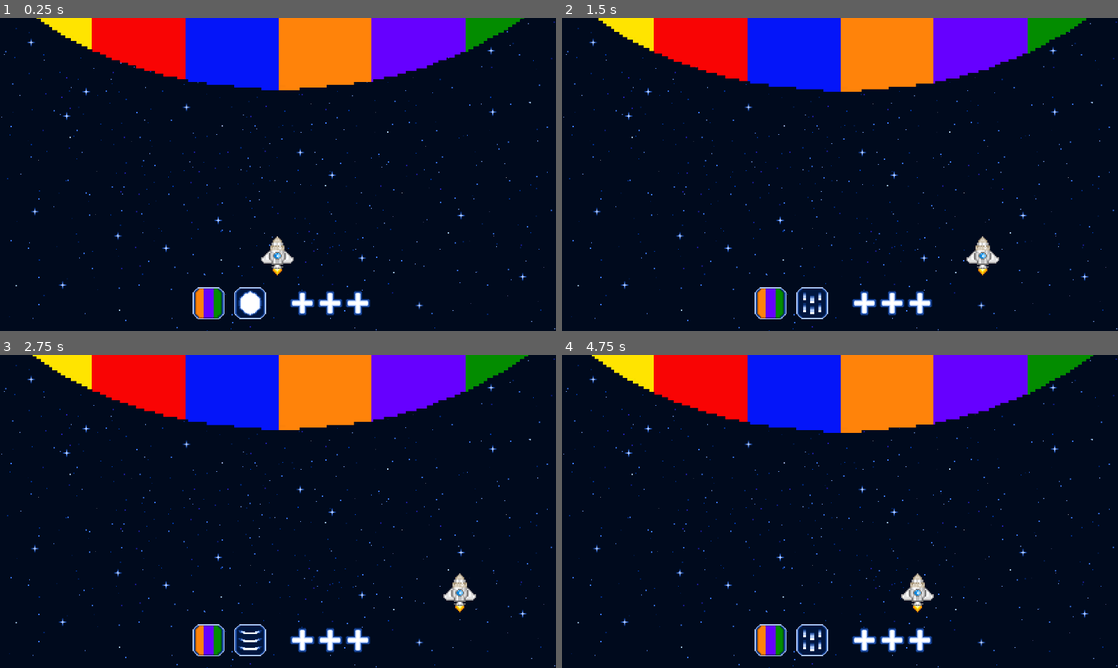
Above: before the commit, frames 1-4 (two rows, left to right).
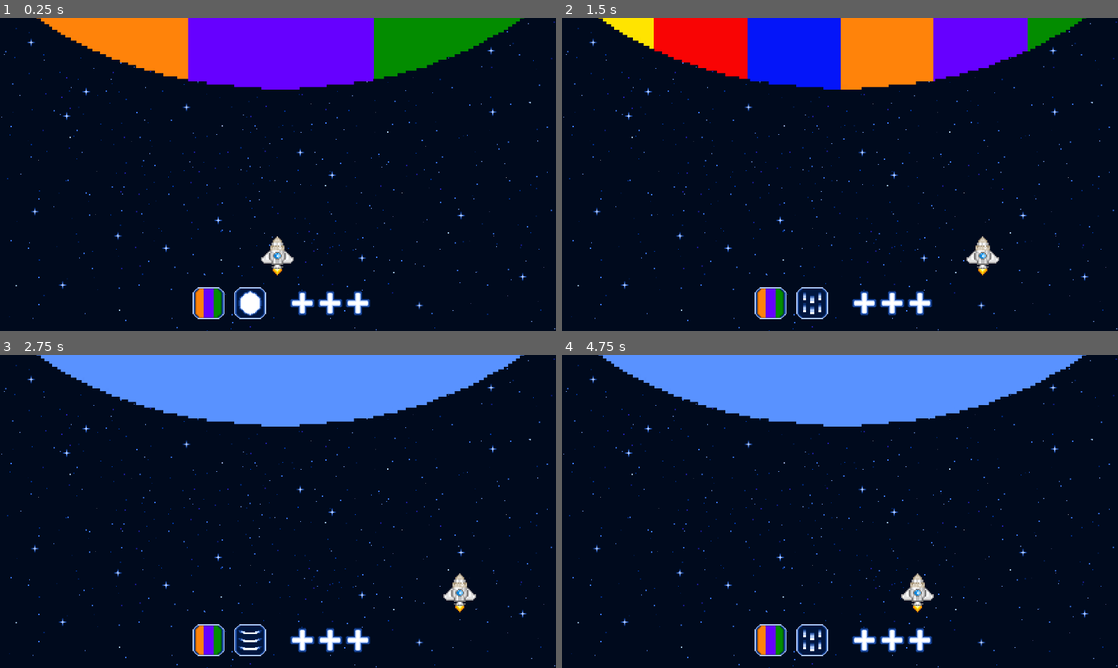
Above: after the commit, the same moments.

Repository: Annars30/GithubRepos-FINAL-project-ver1
Game: Godot game, scene res://Scenes/game.tscn
Same seed, same stepped clock (60 frames per second), same inputs: the game is played once before the commit and once after it.
Inputs (mouse positions are in pixels of both pictures, inside the frame that each line leads up to):
- Up to frame 1 (0.25 s): no input
- Up to frame 2 (1.5 s): move the mouse to (773, 302) at 0.52 s; hold Right (move_right) 0.53-1.28 s; click (773, 302) at 0.67 s; move the mouse to (812, 302) at 1.27 s; hold Left (move_left) from 1.28 s (still down); click (812, 302) at 1.42 s
- Up to frame 3 (2.75 s): move the mouse to (333, 442) at 2.02 s; release Left (move_left) at 2.03 s; hold Right (move_right) from 2.03 s (still down)
- Up to frame 4 (4.75 s): move the mouse to (812, 574) at 2.77 s; click (812, 574) at 2.92 s; move the mouse to (1006, 558) at 3.52 s; release Right (move_right) at 3.53 s; hold Left (move_left) from 3.53 s (still down); move the mouse to (673, 464) at 4.27 s

The runs differ from the first frame. In frame 1, 13% of the frame differs, in the area x 6-95%, y 0-96%; in frame 2, 0.8%; in frame 3, 15%; in frame 4, 15%, in the area x 5-96%, y 0-96%.

Commit message:
Update game.tscn

Diff:
--- a/Scenes/game.tscn
+++ b/Scenes/game.tscn
@@ -7,7 +7,6 @@
 [ext_resource type="PackedScene" uid="uid://0p5rqdiadylr" path="res://Scenes/Life.tscn" id="6_1l0tm"]
 [ext_resource type="PackedScene" uid="uid://c86tyludxm03s" path="res://Scenes/Dice2.tscn" id="6_i6g32"]
 [ext_resource type="PackedScene" uid="uid://pjfgfs20cbg6" path="res://Scenes/supernova.tscn" id="7_1l0tm"]
-[ext_resource type="Script" uid="uid://dqid2lbjwppak" path="res://Scripts/supernova.gd" id="8_v158k"]
 
 [sub_resource type="WorldBoundaryShape2D" id="WorldBoundaryShape2D_wowpa"]
 
@@ -15,11 +14,11 @@
 script = ExtResource("1_wowpa")
 
 [node name="Background" type="Sprite2D" parent="."]
-position = Vector2(640.00006, 359.99997)
+position = Vector2(640, 360)
 texture = ExtResource("1_ebmjs")
 
 [node name="Dice1" parent="." instance=ExtResource("4_3dryh")]
-position = Vector2(480.00003, 656)
+position = Vector2(480, 656)
 scale = Vector2(2.3, 2.3)
 
 [node name="Dice2" parent="." instance=ExtResource("6_i6g32")]
@@ -27,11 +26,11 @@
 scale = Vector2(2.3, 2.3)
 
 [node name="Area2D" type="Area2D" parent="."]
-position = Vector2(24, 416.00003)
-rotation = 1.5724819
+position = Vector2(24, 416)
+rotation = 1.57248
 
 [node name="CollisionShape2D" type="CollisionShape2D" parent="Area2D"]
-scale = Vector2(3.04, 3.079999)
+scale = Vector2(3.04, 3.08)
 shape = SubResource("WorldBoundaryShape2D_wowpa")
 
 [node name="ship" parent="." instance=ExtResource("5_wowpa")]
@@ -44,4 +43,6 @@
 
 [node name="Supernova" parent="." instance=ExtResource("7_1l0tm")]
 position = Vector2(640, -168)
-script = ExtResource("8_v158k")
+
+[connection signal="dice_1_rolled" from="Dice1" to="Supernova" method="_on_dice_1_rolled"]
+[connection signal="dice_2_rolled" from="Dice2" to="Supernova" method="_on_dice_2_rolled"]
Not shown: 1 places in Scenes/game.tscn that only renumber resources
